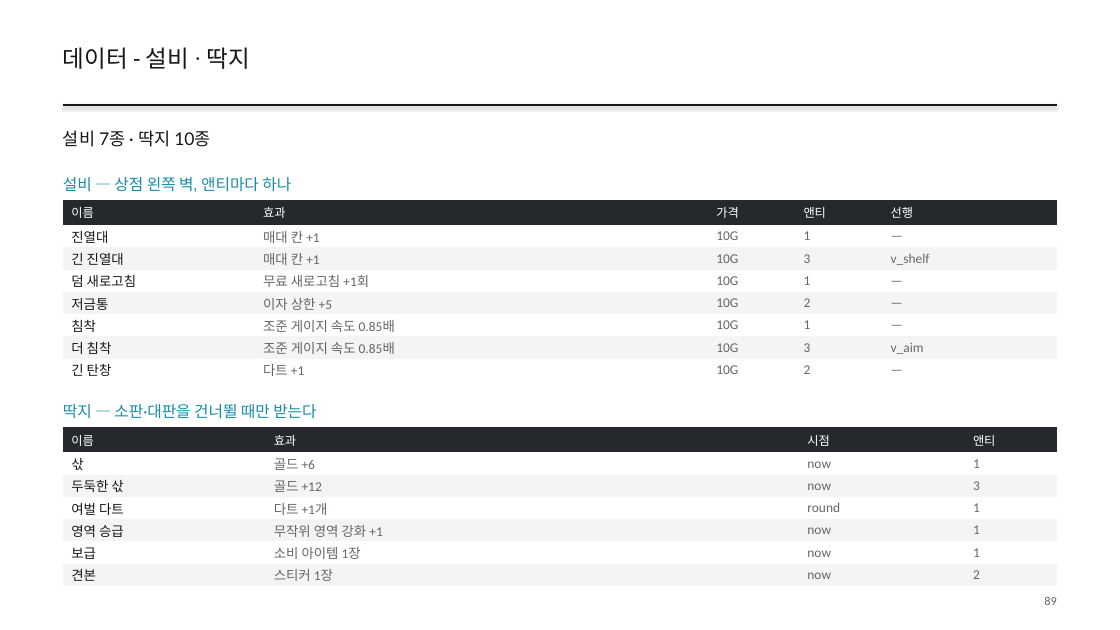
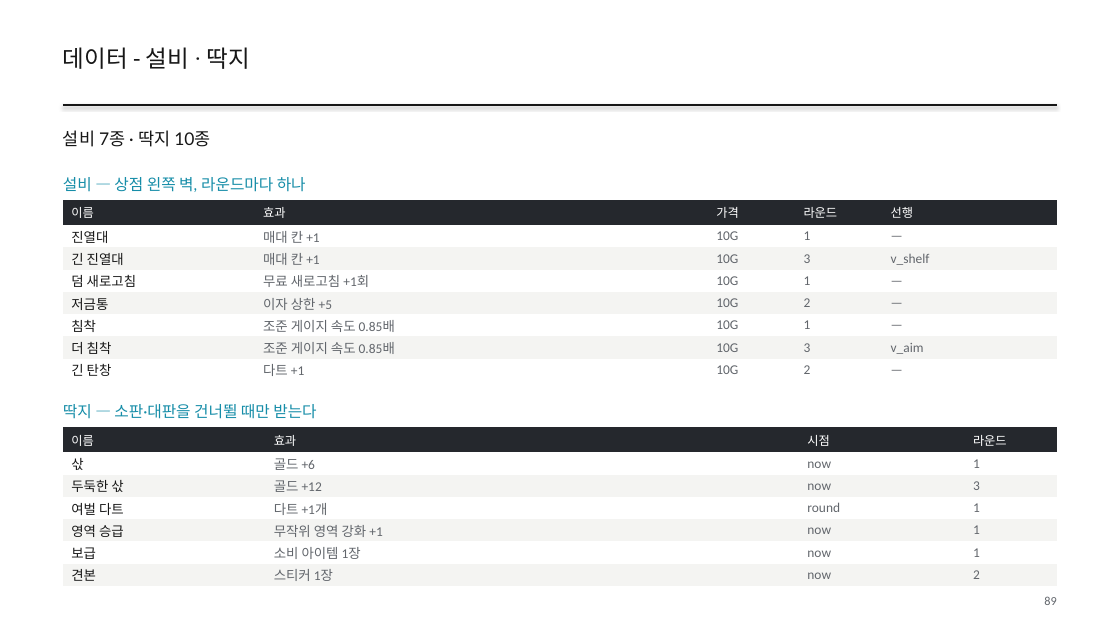
Before and after one commit to GGbong69/test-03, a slide deck: slide 89 of docs/HIGHTONE_기획서.pptx. Drawn at 1120x630 pixels with LibreOffice and Linux fonts; fonts in the diff are those of the drawing. Boxes give left, top, right and bottom in pixels: in the first picture for what was removed or moved away, otherwise in the second. Text is boxed around its words. In the diff, an @@ line names an element or a change of style, - is before the commit and + after.

```diff
--- a/docs/HIGHTONE_기획서.pptx
+++ b/docs/HIGHTONE_기획서.pptx
@@ text at <box>63,177,306,192</box>: text changed @@
-설비 — 상점 왼쪽 벽, 앤티마다 하나
+설비 — 상점 왼쪽 벽, 라운드마다 하나
@@ table at <box>63,200,1058,381</box> @@
-row 1, column 4: 앤티
+row 1, column 4: 라운드
@@ table at <box>63,427,1057,586</box> @@
-row 1, column 4: 앤티
+row 1, column 4: 라운드
```
Also in this commit, not shown: 37 other slides changed, 2 other files.
